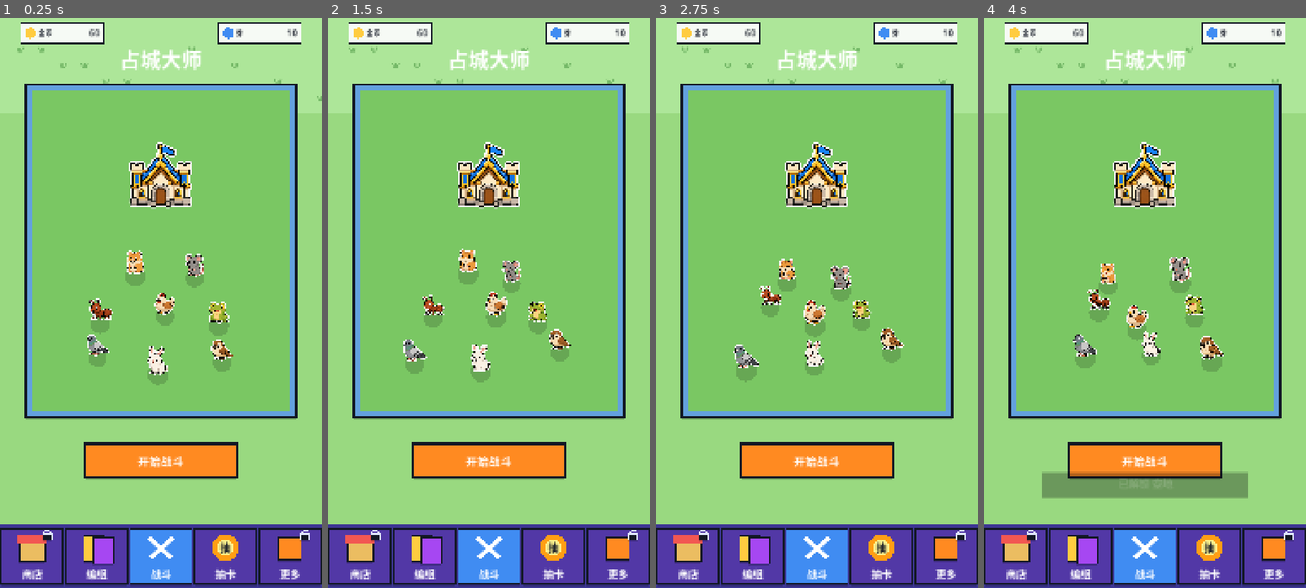
Above: before the commit, frames 1-4 (left to right).
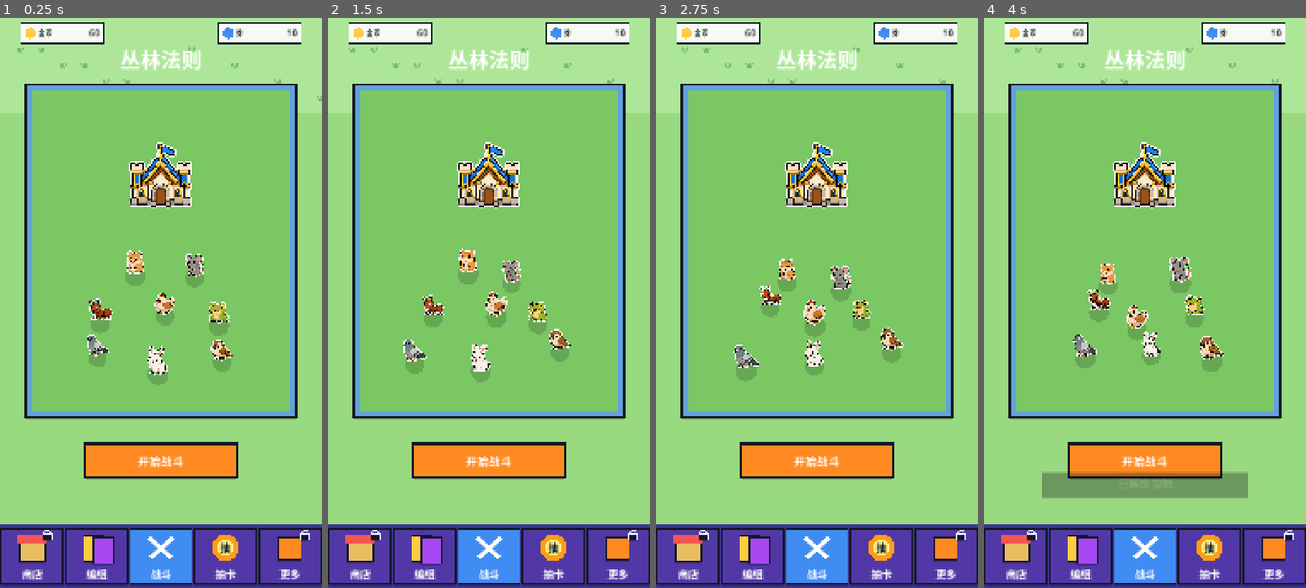
Above: after the commit, the same moments.

Repository: BlacKKing4210/zhanchengdashi
Game: Godot game, scene res://scenes/main.tscn
The game is run twice, just before and just after one commit, with the same random seed, the same clock (stepped at 60 frames per second) and the same inputs.
Inputs (mouse positions are in pixels of both pictures, inside the frame that each line leads up to):
- Up to frame 1 (0.25 s): no input
- Up to frame 2 (1.5 s): tap Enter at 0.5 s; move the mouse to (559, 274) at 0.52 s; tap R at 0.6 s; click (559, 274) at 0.67 s; drag from (424, 331) to (472, 417) at 1.27 s
- Up to frame 3 (2.75 s): move the mouse to (849, 177) at 2.02 s; tap R at 2.1 s; click (849, 177) at 2.17 s
- Up to frame 4 (4 s): drag from (1128, 417) to (1048, 217) at 2.77 s; move the mouse to (1241, 388) at 3.52 s; tap R at 3.6 s; click (1241, 388) at 3.67 s

The runs differ from the first frame. In frame 1, 0.4% of the frame differs, in the area x 37-63%, y 5-10%; in frame 2, 0.4%; in frame 3, 0.4%; in frame 4, 0.4%.

Commit message:
Rename game and simplify range labels

Diff:
--- a/project.godot
+++ b/project.godot
@@ -10,7 +10,7 @@
 
 [application]
 
-config/name="zhanchengdashi"
+config/name="丛林法则"
 run/main_scene="res://scenes/main.tscn"
 config/features=PackedStringArray("4.6", "Forward Plus")
 config/icon="res://icon.svg"
--- a/scripts/app/main.gd
+++ b/scripts/app/main.gd
@@ -404,6 +404,14 @@
 	}
 
 
+func _attack_range_label(value: float) -> String:
+	if value <= HEX_SIZE * 1.5:
+		return "近战(1格)"
+	if value <= HEX_SIZE * 2.6:
+		return "远程(2格)"
+	return "超远程(3格)"
+
+
 func _try_upgrade_selected_card() -> void:
 	var card_id = selected_card_id
 	if card_id == "" or _card_total_count(card_id) <= 0:
@@ -1046,7 +1054,7 @@
 func _draw_lobby_screen() -> void:
 	_draw_background()
 	_draw_top_bar()
-	_draw_text_center("占城大师", Rect2(40, 66, 640, 64), 46, Color.WHITE)
+	_draw_text_center("丛林法则", Rect2(40, 66, 640, 64), 46, Color.WHITE)
 	var scene_rect = Rect2(58, 154, 604, 744)
 	_box(scene_rect, Color(0.39, 0.63, 0.87), COLOR_LINE, 5)
 	draw_rect(scene_rect.grow(-14), Color(0.48, 0.78, 0.39))
@@ -1504,11 +1512,11 @@
 	_draw_text_fit(String(card.get("name", "")), Rect2(rect.position + Vector2(118, 12), Vector2(180, 30)), 23, COLOR_LINE)
 	_draw_text_fit("%s  Lv.%d" % [_rarity_label(String(card.get("rarity", ""))), _card_level(card_id)], Rect2(rect.position + Vector2(310, 12), Vector2(170, 30)), 19, _rarity_color(String(card.get("rarity", ""))).darkened(0.30))
 	_draw_text_fit("拥有 %d" % _card_total_count(card_id), Rect2(rect.position + Vector2(500, 12), Vector2(120, 30)), 17, COLOR_LINE)
-	var stat_text = "攻 %d  血 %d  速 %.0f  距 %.0f  召 %.1fs" % [
+	var stat_text = "攻 %d  血 %d  速 %.0f  距 %s  召 %.1fs" % [
 		int(stats["attack"]),
 		int(stats["max_hp"]),
 		float(stats["move_speed"]),
-		float(stats["attack_range"]),
+		_attack_range_label(float(stats["attack_range"])),
 		float(stats["summon_interval_sec"]),
 	]
 	_draw_text_fit(stat_text, Rect2(rect.position + Vector2(118, 46), Vector2(500, 28)), 18, COLOR_LINE)
